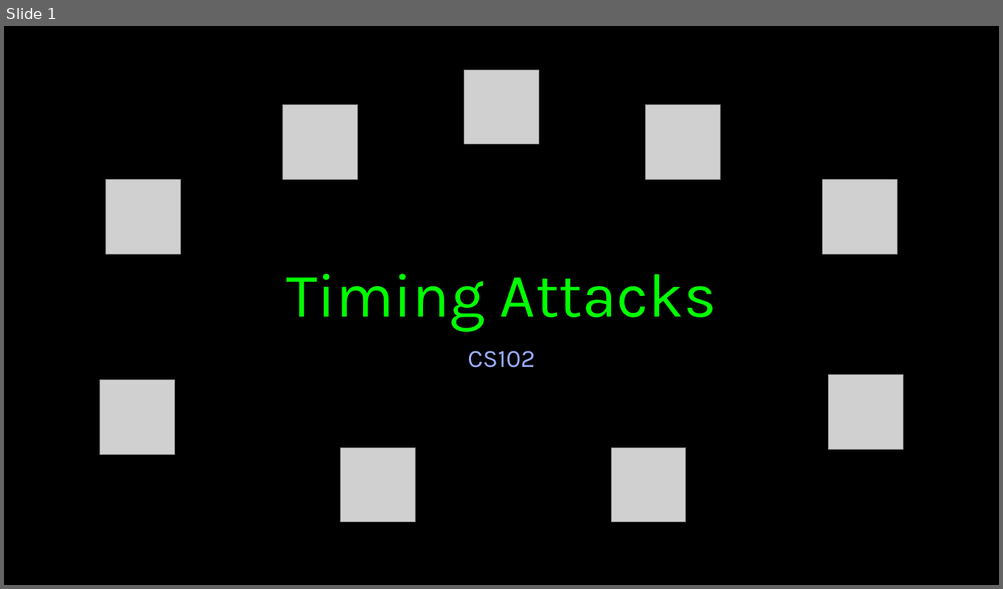
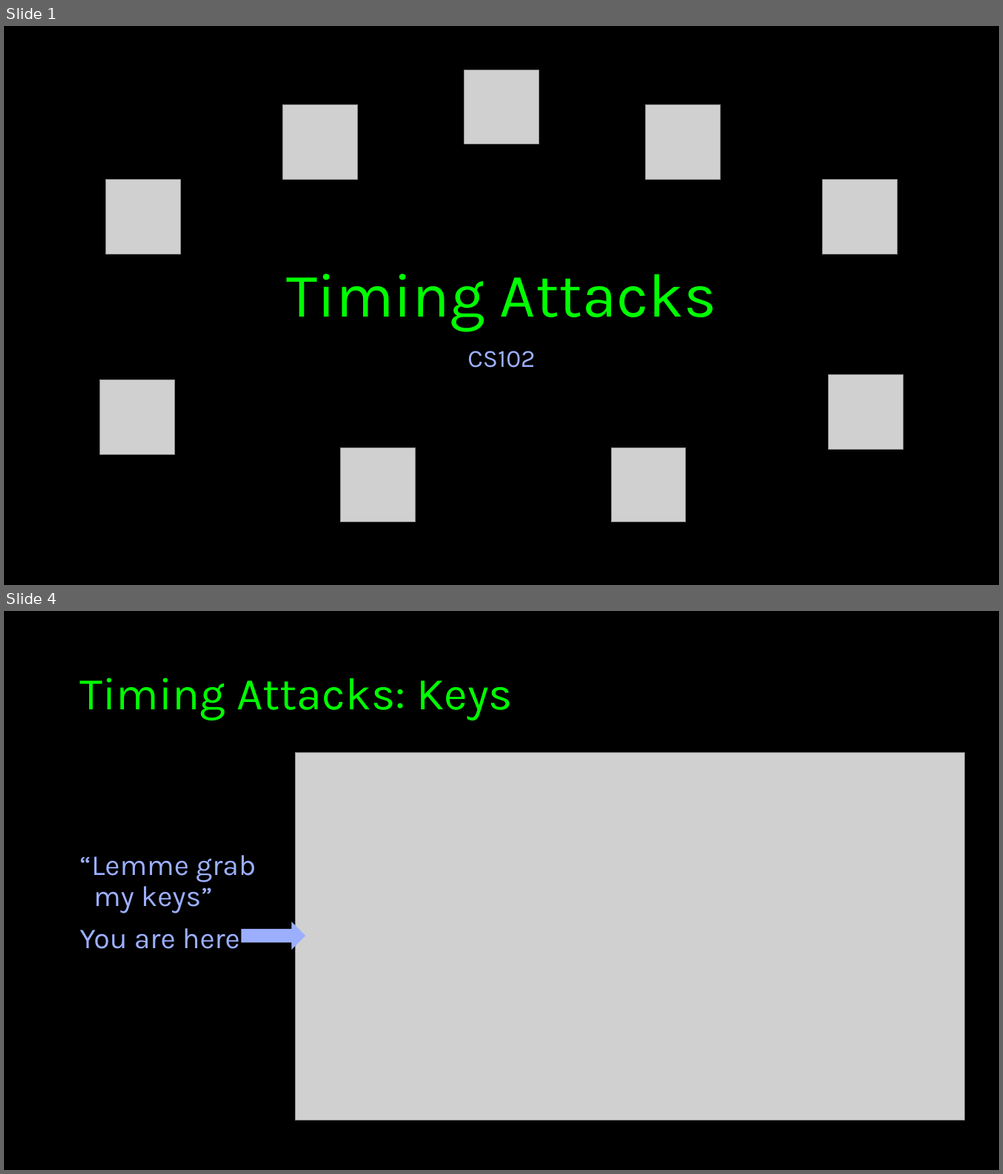
Before and after one commit to imperialcybersoc/cs102-timing_attacks, a slide deck: cs102-timing_attacks.pptx. Shown one above the other, each under a label of ours: slide 1 before the commit, slides 1 and 4 after it; the slides between them are not shown. The pictures are 1003x589 and 1003x1174 pixels, drawn with LibreOffice and Linux fonts; fonts in the diff are those of the drawing; grey boxes stand for pictures; background and template pictures are left out. Boxes give left, top, right and bottom in pixels: in the first picture for what was removed or moved away, otherwise in the second. Text is boxed around its words. In the diff, an @@ line names an element or a change of style, - is before the commit and + after.

```diff
--- a/cs102-timing_attacks.pptx
+++ b/cs102-timing_attacks.pptx
@@ slide 4 added at <box>4,611,999,1170</box>, background #000000 @@
@@ title added at <box>79,678,512,721</box>, 44 pt, text #00FF00 @@
+Timing Attacks: Keys
@@ picture added at <box>295,753,965,1121</box> @@
@@ text added at <box>79,855,256,949</box>, 28 pt, text #9CAFFF @@
+“Lemme grab
+my keys”
+You are here
@@ right arrow added at <box>242,923,304,948</box>, fill #9CAFFF, outline #9CAFFF 1.5 pt @@
```
Also in this commit, not shown: 21 other slides added, 2 slides removed.
